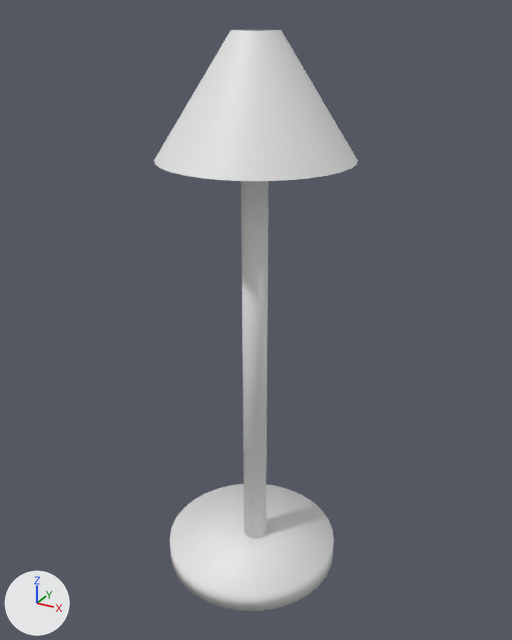
The Blender file Assets/Objects/lamp_FIN.blend as it was, and as the next commit left it.
One viewpoint serves both versions: a 50 mm lens placed at (-1.94, -1.41, 3.94), pointed at (-4.11, 2.53, 1.97). Lighting does not change. The marker at lower left points along +X, +Y and +Z.
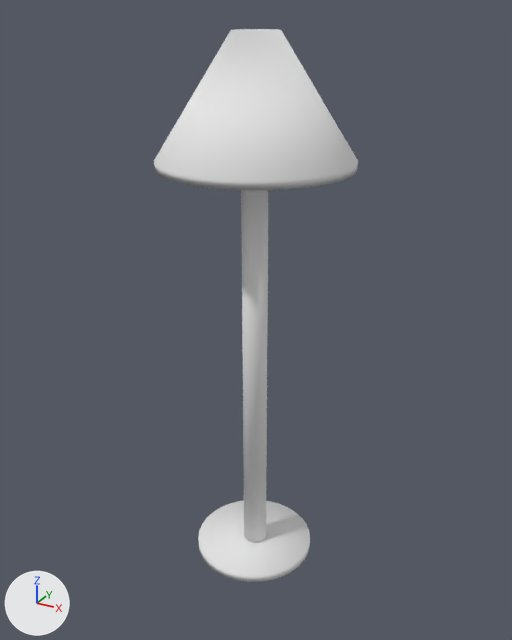
Patch to the scene script:
```diff
--- a/Assets/Objects/lamp_FIN.blend.py
+++ b/Assets/Objects/lamp_FIN.blend.py
@@ mat_lampshade @@
+mat_lampshade = diffuse_material('LampShade')
+mat_lampshade.base_color = (0.8, 0.8, 0.8)  # white #e7e7e7
@@ mat_lamppole @@
+mat_lamppole = diffuse_material('LampPole')
+mat_lamppole.base_color = (0.8, 0.8, 0.8)  # white #e7e7e7
@@ me_cylinder_010 @@
 # used by ob_cylinder_019; location = (0.0, 0.0, 0.0)
-me_cylinder_010.from_pydata(...)  # 192 vertices, 100 faces; spans x -4.76..-3.47, y 1.84..3.15, z 0.0..3.83
+me_cylinder_010.from_pydata(...)  # 256 vertices, 196 faces; spans x -4.73..-3.47, y 1.88..3.15, z 0.04..3.83
+# me_cylinder_010 part 1
+# 64 new vertices lie (0.0, 0.0, -0.05) away from vertices in x -4.73..-3.47, y 1.88..3.15, z 3.08..3.83
+# 96 new faces join them, mat_lampshade (white #e7e7e7)
+# me_cylinder_010 part 2
+# 64 vertices move from x -4.76..-3.48, y 1.84..3.12, z 0.0..0.15 to x -4.56..-3.68, y 2.08..2.96, z 0.04..0.1
+me_cylinder_010.materials.append(mat_lampshade)  # white #e7e7e7
+me_cylinder_010.materials.append(mat_lamppole)  # white #e7e7e7
```

What differs and where, as boxes (x1, y1, x2, y2) in the pictures (512 x 640 px; the box of a moved part takes in the faces that stretch with it):
'Cylinder.019', reshaped: before (154, 29, 358, 611); after (154, 29, 358, 582)
part 1 of me_cylinder_010, added: after (154, 29, 358, 190)
part 2 of me_cylinder_010, moved or reshaped: before (170, 484, 334, 611); after (198, 501, 310, 582)
